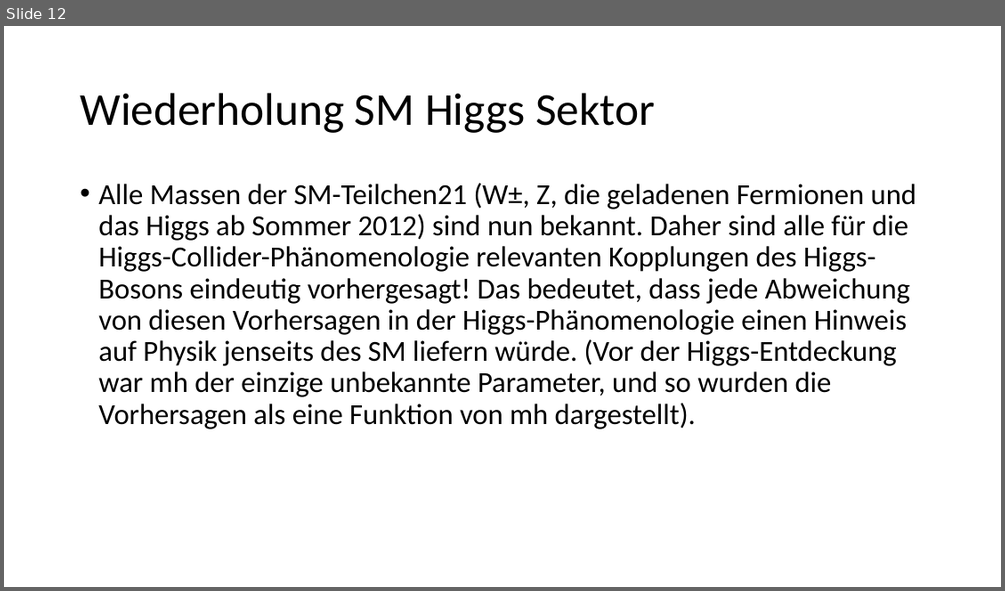
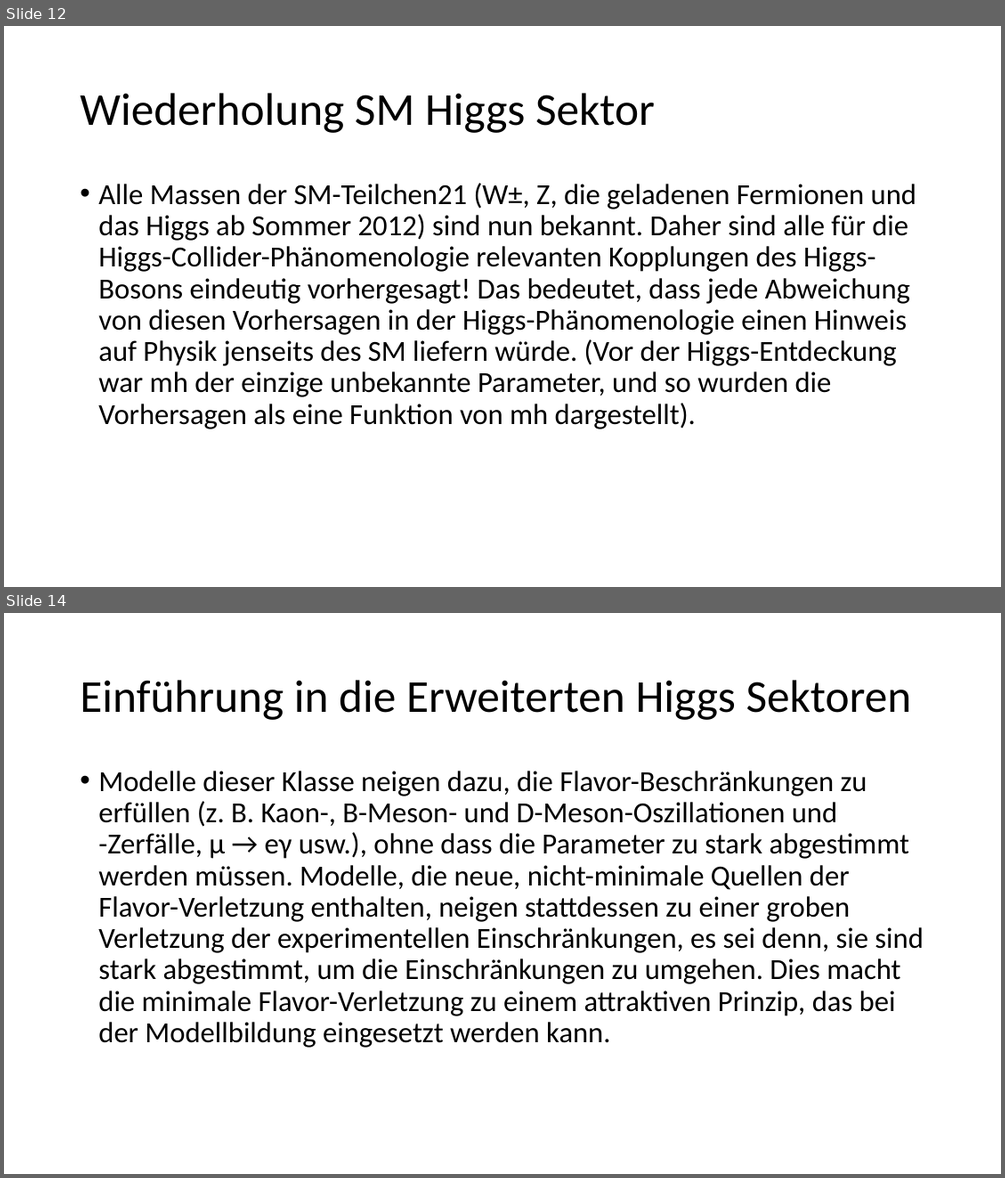
Before and after one commit to Emilia1603/Seminarvortrag, a slide deck: Präsentation2.pptx. Shown one above the other, each under a label of ours: slide 12 before the commit, slides 12 and 14 after it; the slides between them are not shown. The pictures are 1005x591 and 1005x1178 pixels, drawn with LibreOffice and Linux fonts; fonts in the diff are those of the drawing. Boxes give left, top, right and bottom in pixels: in the first picture for what was removed or moved away, otherwise in the second. Text is boxed around its words. In the diff, an @@ line names an element or a change of style, - is before the commit and + after.

```diff
--- a/Präsentation2.pptx
+++ b/Präsentation2.pptx
@@ slide 14 added at (x1=4, y1=613, x2=1001, y2=1174), background #FFFFFF @@
@@ title added at (x1=80, y1=680, x2=912, y2=720), 44 pt, text #000000 @@
+Einführung in die Erweiterten Higgs Sektoren
@@ text added at (x1=98, y1=771, x2=923, y2=1047), 28 pt, text #000000 @@
+• Modelle dieser Klasse neigen dazu, die Flavor-Beschränkungen zu erfüllen (z. B. Kaon-, B-Meson- und D-Meson-Oszillationen und -Zerfälle, μ → eγ usw.), ohne dass die Parameter zu stark abgestimmt werden müssen. Modelle, die neue, nicht-minimale Quellen der Flavor-Verletzung enthalten, neigen stattdessen zu einer groben Verletzung der experimentellen Einschränkungen, es sei denn, sie sind stark abgestimmt, um die Einschränkungen zu umgehen. Dies macht die minimale Flavor-Verletzung zu einem attraktiven Prinzip, das bei der Modellbildung eingesetzt werden kann.
```
Also in this commit, not shown: 2 slides changed, 1 other slide added, 2 other files.
